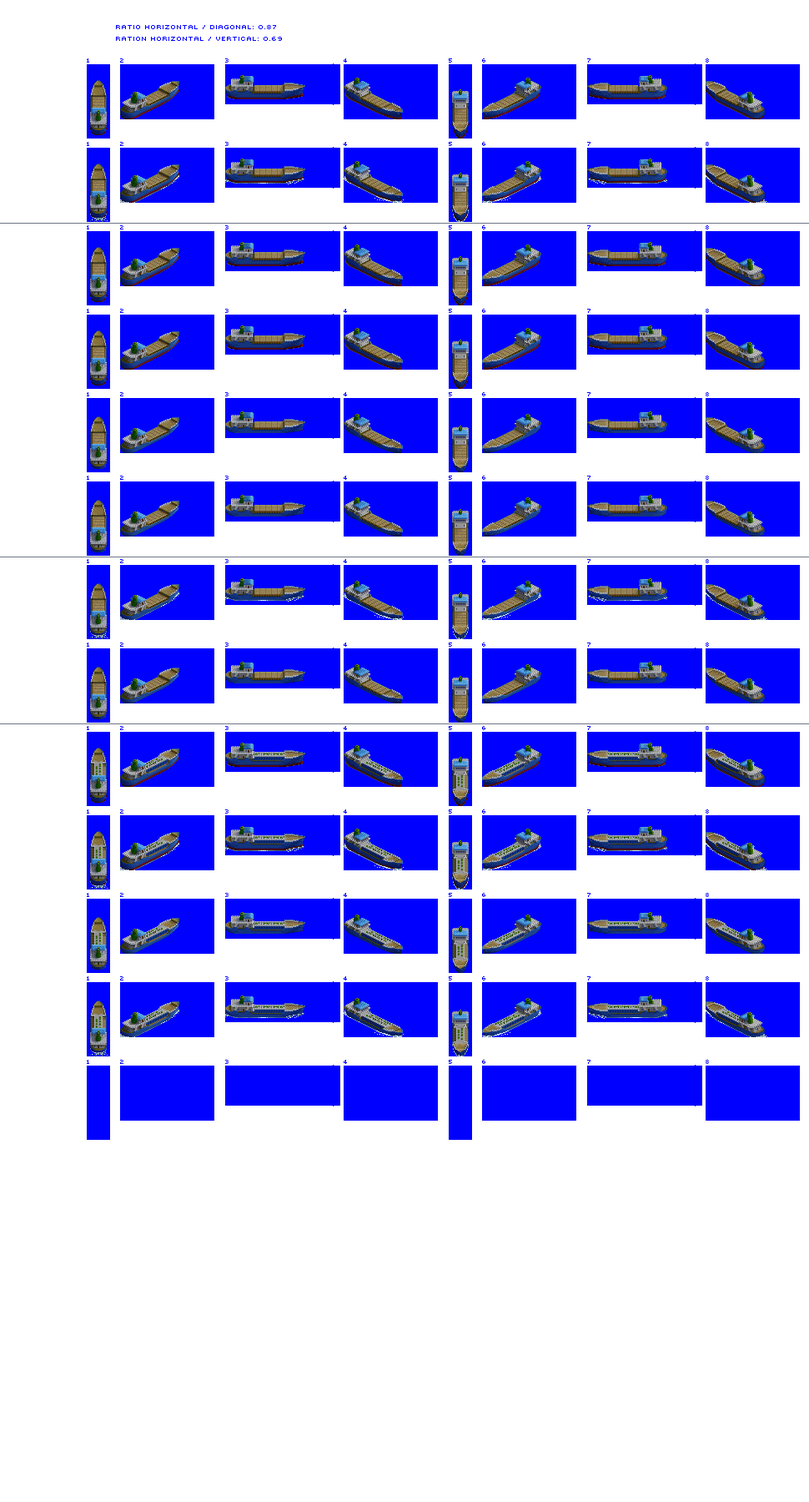
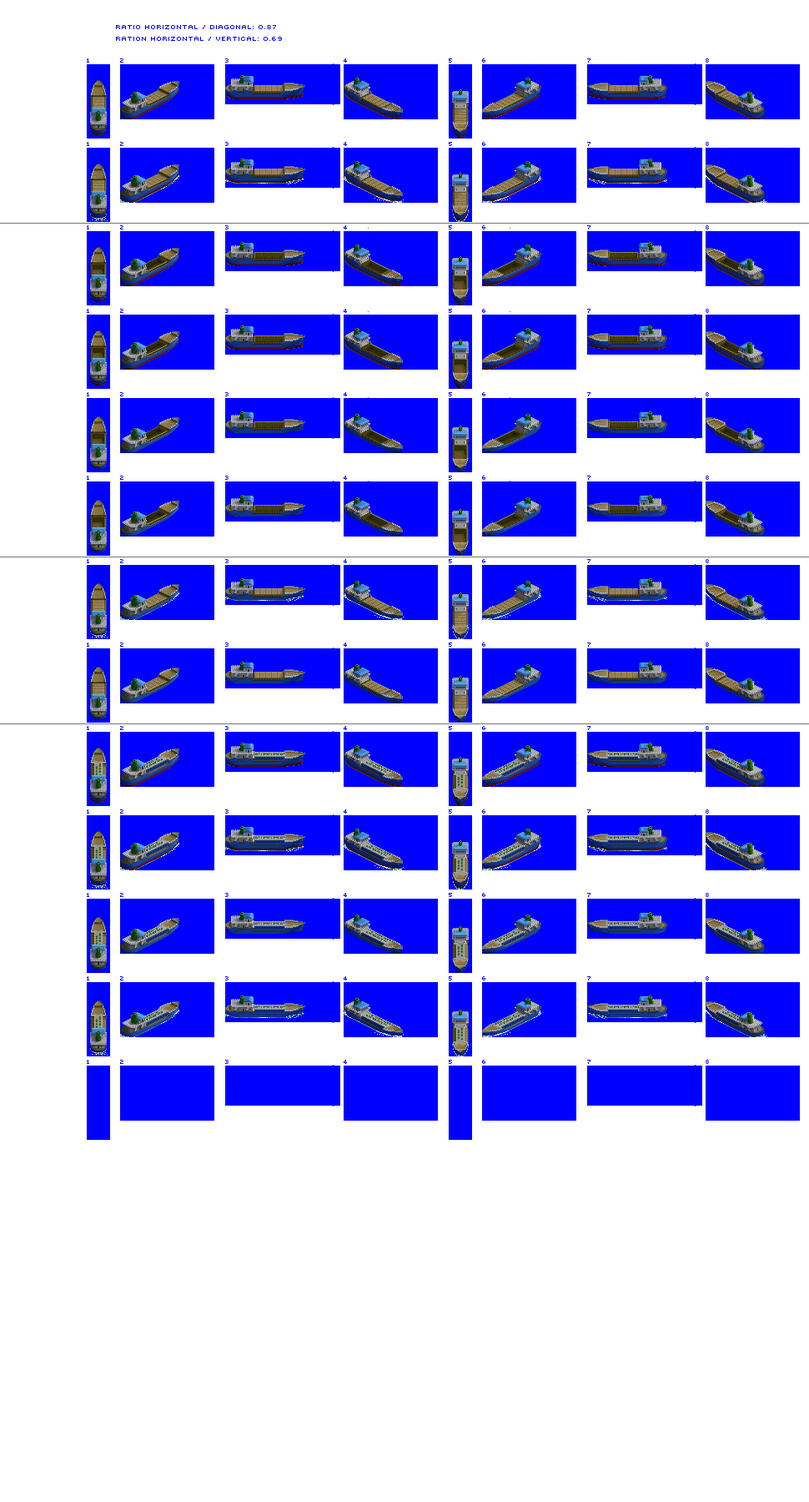
Layers edited between the first and the second 809 × 1502 image:
added layer "HoldOverlay" above "Small Coaster" over [92, 227, 740, 543]
